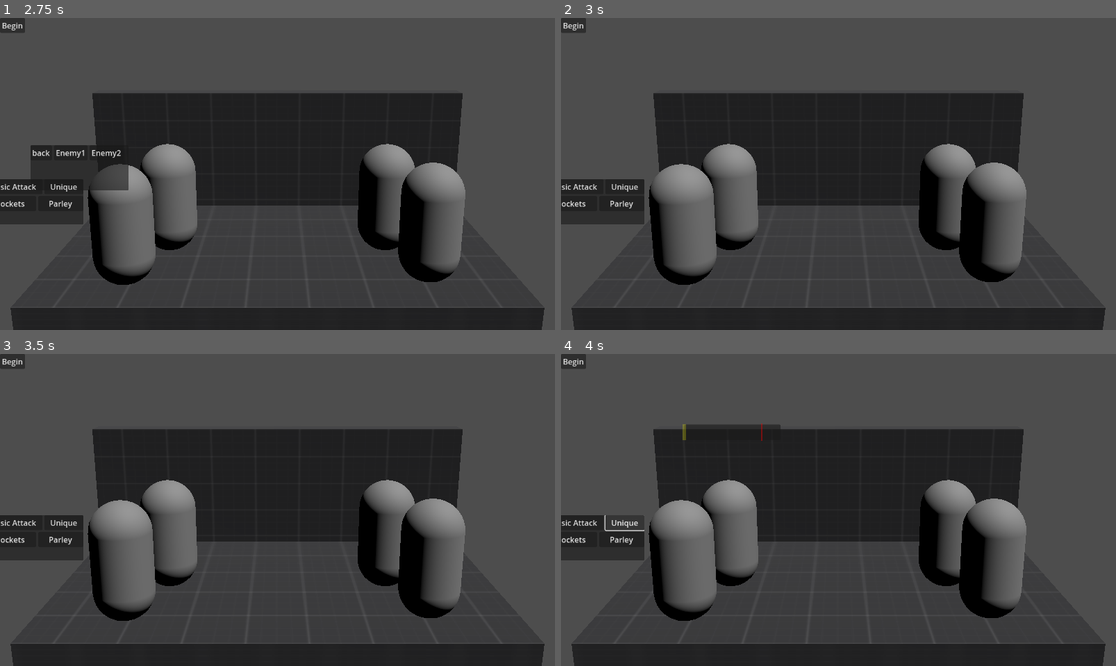
Above: before the commit, frames 1-4 (two rows, left to right).
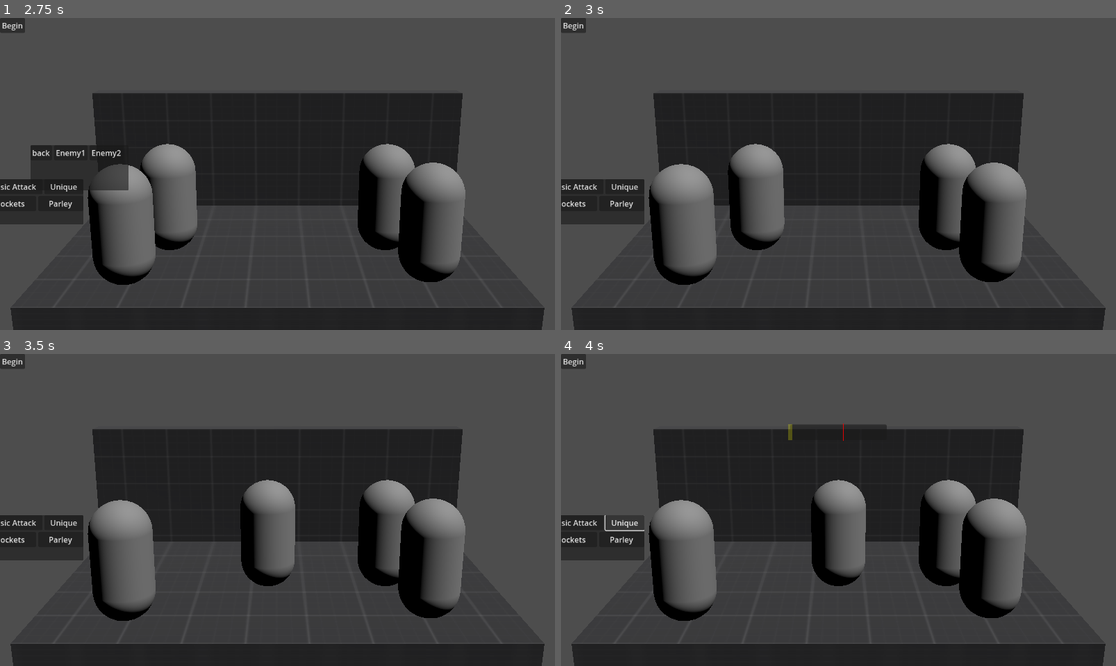
Above: after the commit, the same moments.

Repository: hwcgames/legume-mirror
Game: Godot game, scene res://battle/stage/debug_battle.tscn
Same seed, same stepped clock (60 frames per second), same inputs: the game is played once before the commit and once after it. The project has no main scene, so this scene is started directly.
Inputs:
- Up to frame 1 (2.75 s): click "Begin" at 0.5 s; click "Begin" at 1.25 s; click "Basic Attack" at 2 s
- Up to frame 2 (3 s): click "Enemy1" at 2.75 s
- Up to frame 3 (3.5 s): no input
- Up to frame 4 (4 s): click "Unique" at 3.5 s

Frame 1 is identical in both runs. In frame 2, 3.4% of the frame differs, in the area x 25-41%, y 40-75%; in frame 3, 4.6%; in frame 4, 5.1%, in the area x 21-59%, y 22-75%.

Commit message:
it moves!1

Diff:
--- a/actor/fighter.gd
+++ b/actor/fighter.gd
@@ -48,6 +48,9 @@
 func enemy_action():
 	_enemy_action()
 
+func done(player_victory: bool):
+	_done(player_victory)
+
 func _begin():
 	pass
 
@@ -62,3 +65,6 @@
 
 func _enemy_action():
 	pass
+
+func _done(_player_victory: bool):
+	pass
--- a/actor/party_member.gd
+++ b/actor/party_member.gd
@@ -17,7 +17,6 @@
 
 func basic_attack(_p: PartyMember, target: Enemy):
 	var lock = await battlefield.exclusive_lock()
-	await get_tree().create_timer(1.).timeout
 	if !target.alive:
 		for enemy in battlefield.enemies:
 			if enemy.alive:
@@ -27,6 +26,8 @@
 		lock.call()
 		return
 	print(self, " attacks ", target, "!")
+	var orig_pos = global_position
+	await get_tree().create_tween().tween_property(self, "global_position", target.global_position + Vector3.LEFT * 2, 0.75).finished
 	var skill = await skill_challenge.skill_challenge(randi_range(20,40))
 	var damage = (self.strength*skill/20)-(3*target.defense)
 	if damage > 0:
@@ -34,4 +35,7 @@
 		target.take_damage(damage)
 	else:
 		print("Miss!")
+	var tw = get_tree().create_tween().tween_property(self, "global_position", orig_pos, 0.75)
+	await get_tree().create_timer(0.5).timeout
 	lock.call()
+	await tw.finished
--- a/battle/battlefield.gd
+++ b/battle/battlefield.gd
@@ -72,6 +72,12 @@
 		phase = PHASE.TOP
 		top.emit()
 		await wait_for_clear()
+		if enemies.all(func(e): return !e.alive):
+			print("Enemy defeat!")
+			break
+		if players.all(func(p): return !p.alive):
+			print("Player defeat!")
+			break
 		print("Telegraph phase!")
 		phase = PHASE.TELEGRAPH
 		telegraph.emit()
@@ -86,3 +92,5 @@
 		enemy_action.emit()
 		await get_tree().process_frame
 		await wait_for_clear()
+	phase = PHASE.DONE
+	done.emit(enemies.all(func(e): return !e.alive))
